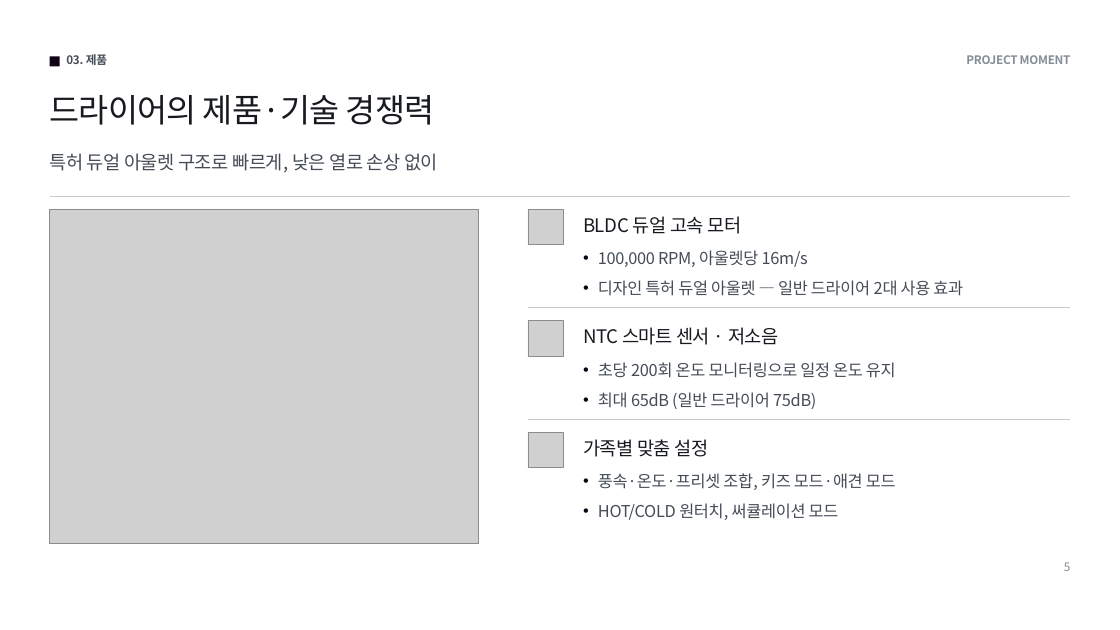
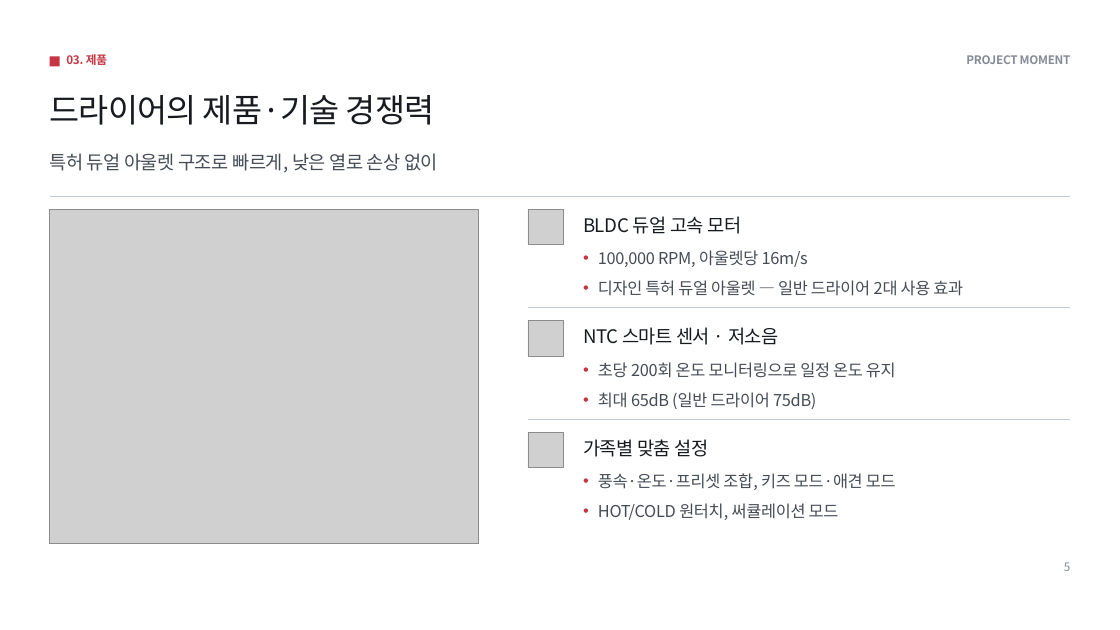
Before and after one commit to pck9880-sys/claude-design, a slide deck: slide 5 of output/ir-project-moment/deck.pptx. Drawn at 1120x630 pixels with LibreOffice and Linux fonts; fonts in the diff are those of the drawing; grey boxes stand for pictures. Boxes give left, top, right and bottom in pixels: in the first picture for what was removed or moved away, otherwise in the second. Text is boxed around its words. In the diff, an @@ line names an element or a change of style, - is before the commit and + after.

```diff
--- a/output/ir-project-moment/deck.pptx
+++ b/output/ir-project-moment/deck.pptx
@@ rectangle at [50, 56, 60, 66]: fill #0F0316 to #C73544 @@
@@ text "03. 제품" at [66, 52, 107, 68]: text colour #454C56 to #C73544 @@
@@ bullet colour #0F0316 to #C73544 in 3 elements at [598, 250, 963, 296], [598, 362, 896, 409], [598, 473, 896, 520] @@
```
Also in this commit, not shown: 13 other slides changed, 4 other files.
